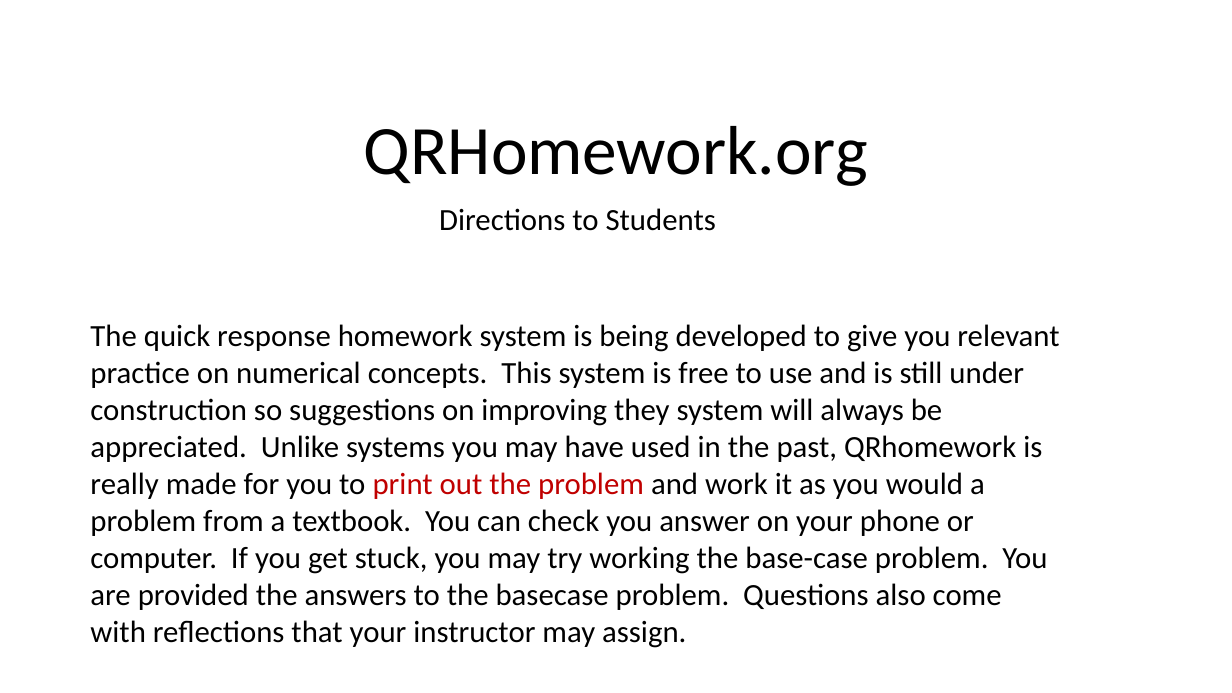
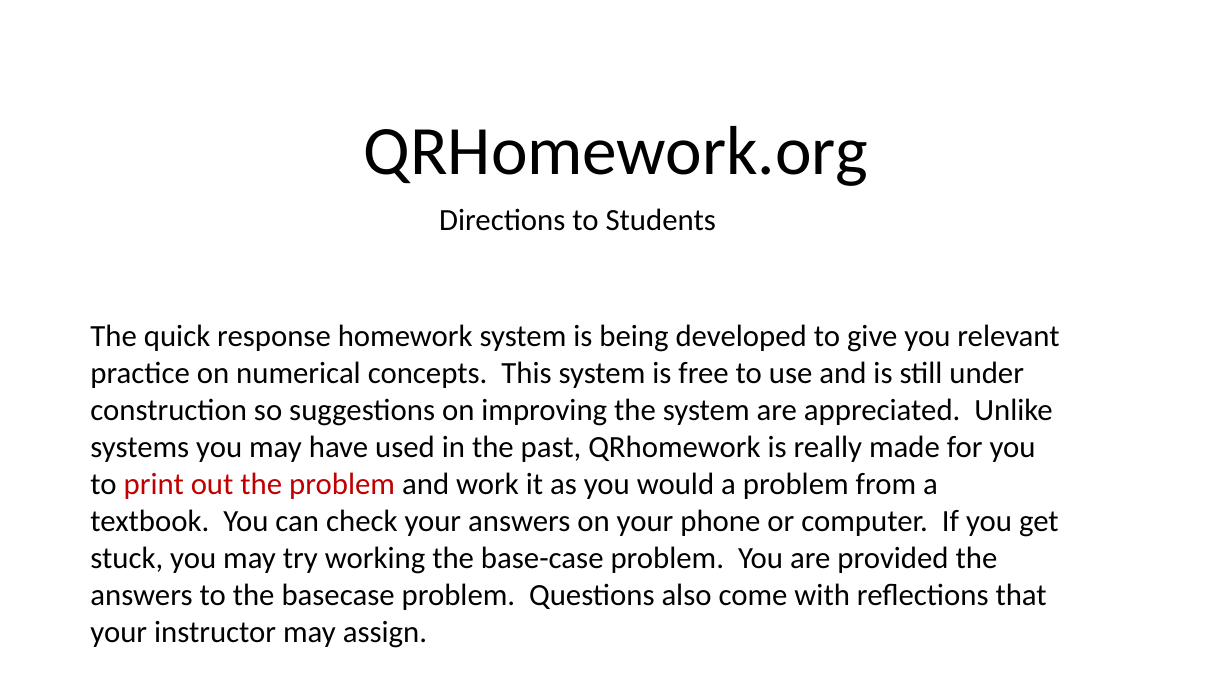
Before and after one commit to gwagnerj/QRP, a slide deck: slide 1 of Documentation/Using the QRhomework system for students v2.pptx. Drawn at 1232x693 pixels with LibreOffice and Linux fonts; fonts in the diff are those of the drawing. Boxes give left, top, right and bottom in pixels: in the first picture for what was removed or moved away, otherwise in the second. Text is boxed around its words. In the diff, an @@ line names an element or a change of style, - is before the commit and + after.

```diff
--- a/Documentation/Using the QRhomework system for students v2.pptx
+++ b/Documentation/Using the QRhomework system for students v2.pptx
@@ text at box(90, 324, 1059, 648): text changed @@
-The quick response homework system is being developed to give you relevant practice on numerical concepts. This system is free to use and is still under construction so suggestions on improving they system will always be appreciated. Unlike systems you may have used in the past, QRhomework is really made for you to print out the problem and work it as you would a problem from a textbook. You can check you answer on your phone or computer. If you get stuck, you may try working the base-case problem. You are provided the answers to the basecase problem. Questions also come with reflections that your instructor may assign.
+The quick response homework system is being developed to give you relevant practice on numerical concepts. This system is free to use and is still under construction so suggestions on improving the system are appreciated. Unlike systems you may have used in the past, QRhomework is really made for you to print out the problem and work it as you would a problem from a textbook. You can check your answers on your phone or computer. If you get stuck, you may try working the base-case problem. You are provided the answers to the basecase problem. Questions also come with reflections that your instructor may assign.
```
Also in this commit, not shown: 4 other slides changed, 2 other files.
